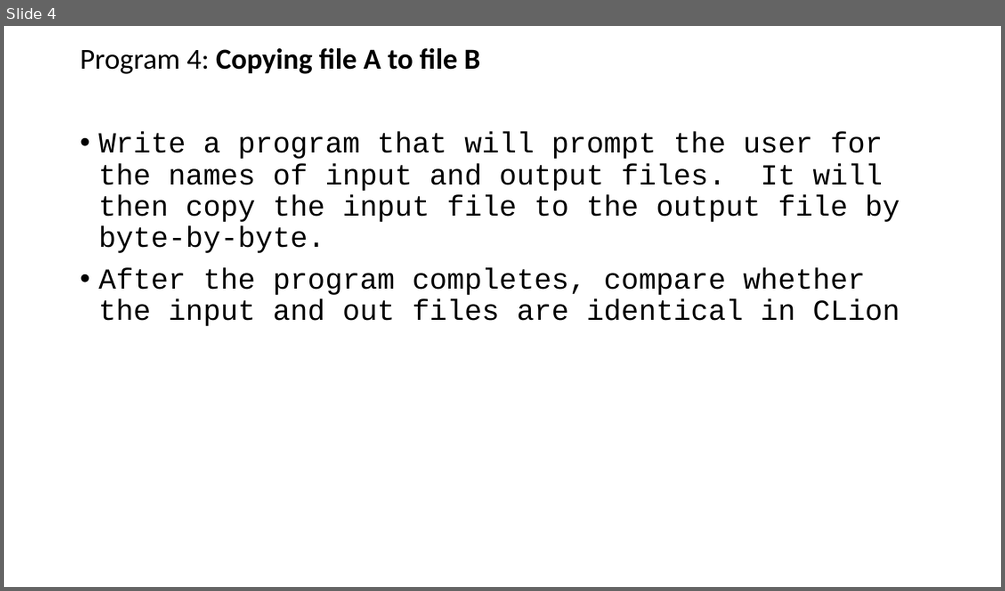
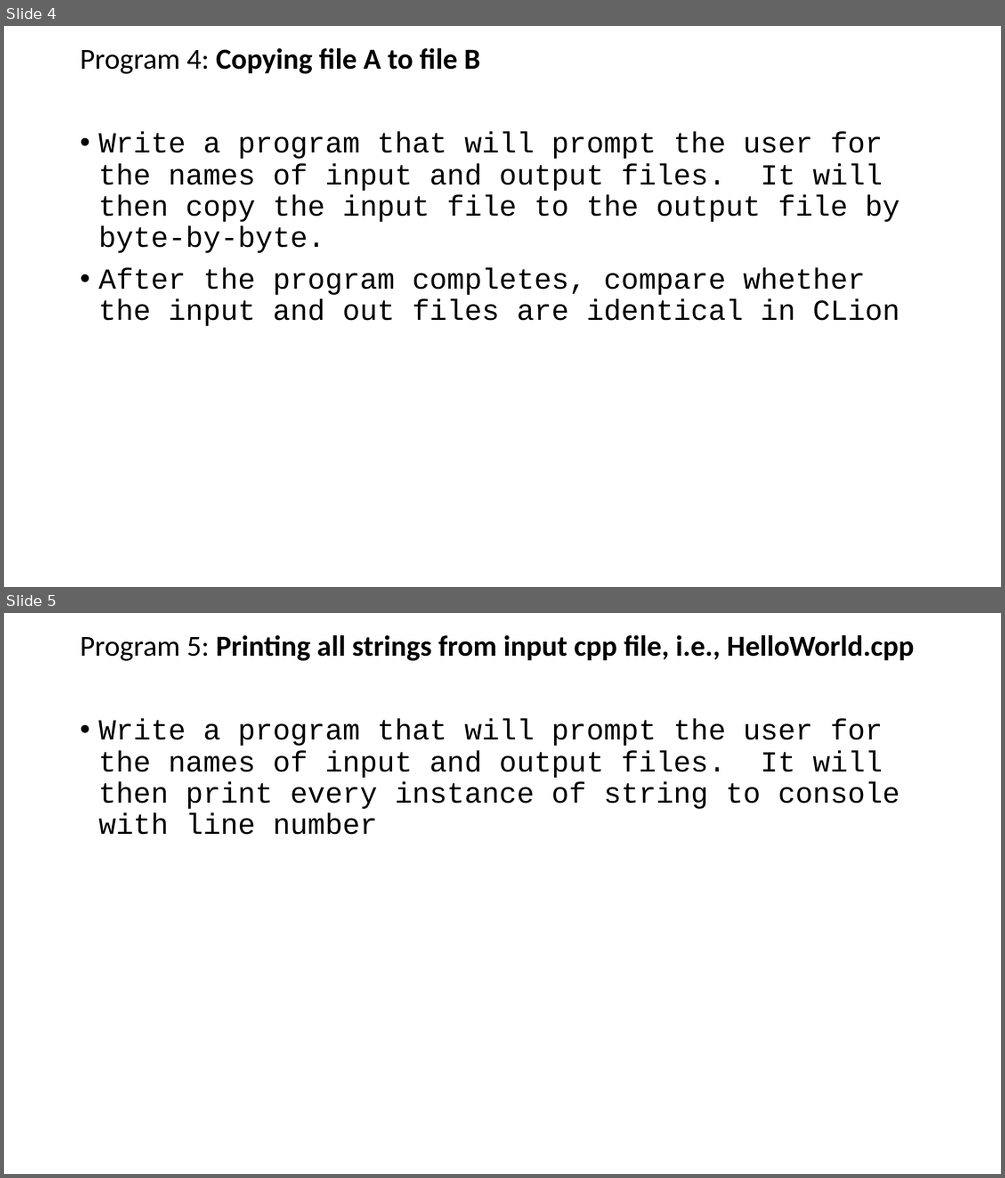
Before and after one commit to gangryunguh/cop3014-lab05-files, a slide deck: lab05-files.pptx. Shown one above the other, each under a label of ours: slide 4 before the commit, slides 4 and 5 after it. The pictures are 1005x591 and 1005x1178 pixels, drawn with LibreOffice and Linux fonts; fonts in the diff are those of the drawing. Boxes give left, top, right and bottom in pixels: in the first picture for what was removed or moved away, otherwise in the second. Text is boxed around its words. In the diff, an @@ line names an element or a change of style, - is before the commit and + after.

Commit message:
stringCopy exercise project

```diff
--- a/lab05-files.pptx
+++ b/lab05-files.pptx
@@ slide 5 added at (4,613,1001,1174), background #FFFFFF @@
@@ text added at (80,635,914,835), 28 pt, text #000000 @@
+Program 5: Printing all strings from input cpp file, i.e., HelloWorld.cpp
+• Write a program that will prompt the user for the names of input and output files. It will then print every instance of string to console with line number
```
Also in this commit, not shown: 4 other files.
